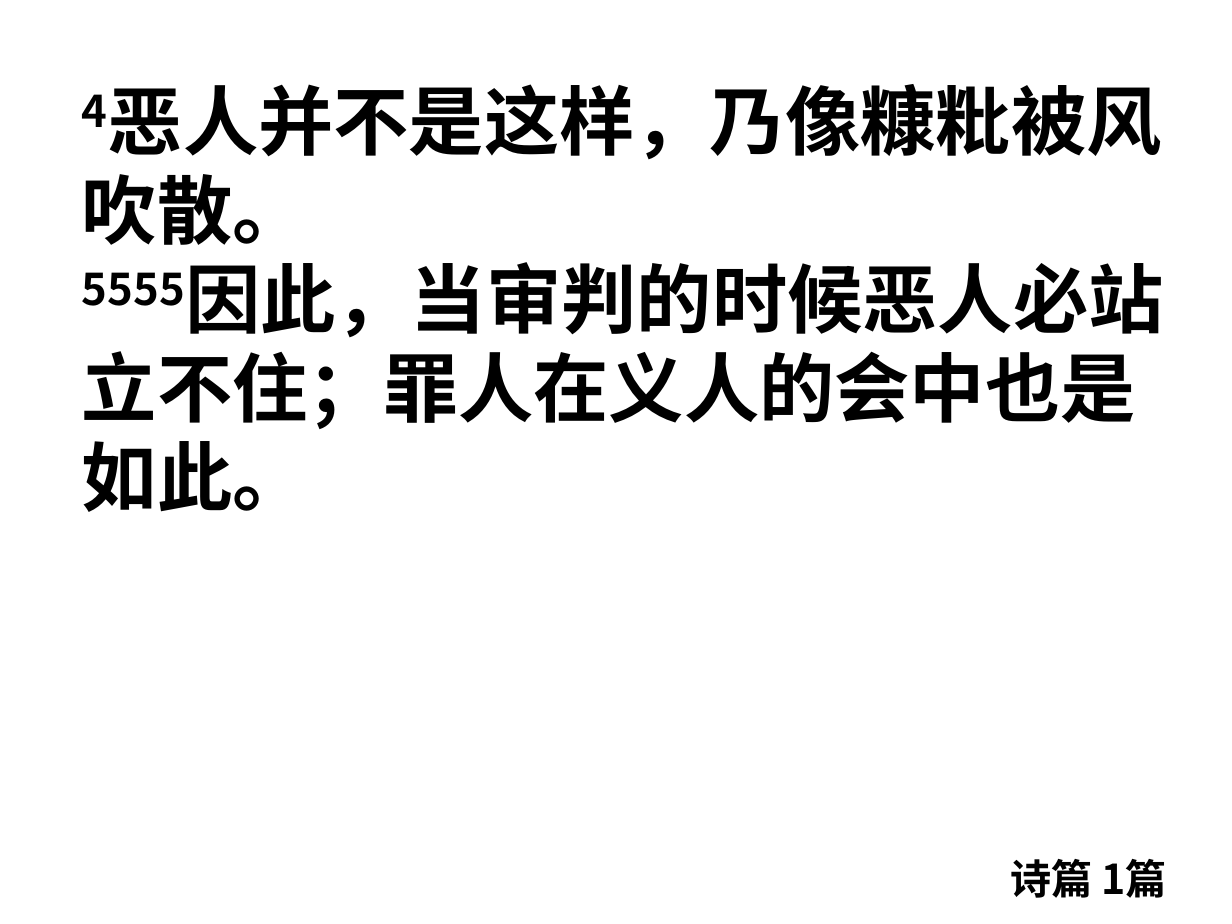
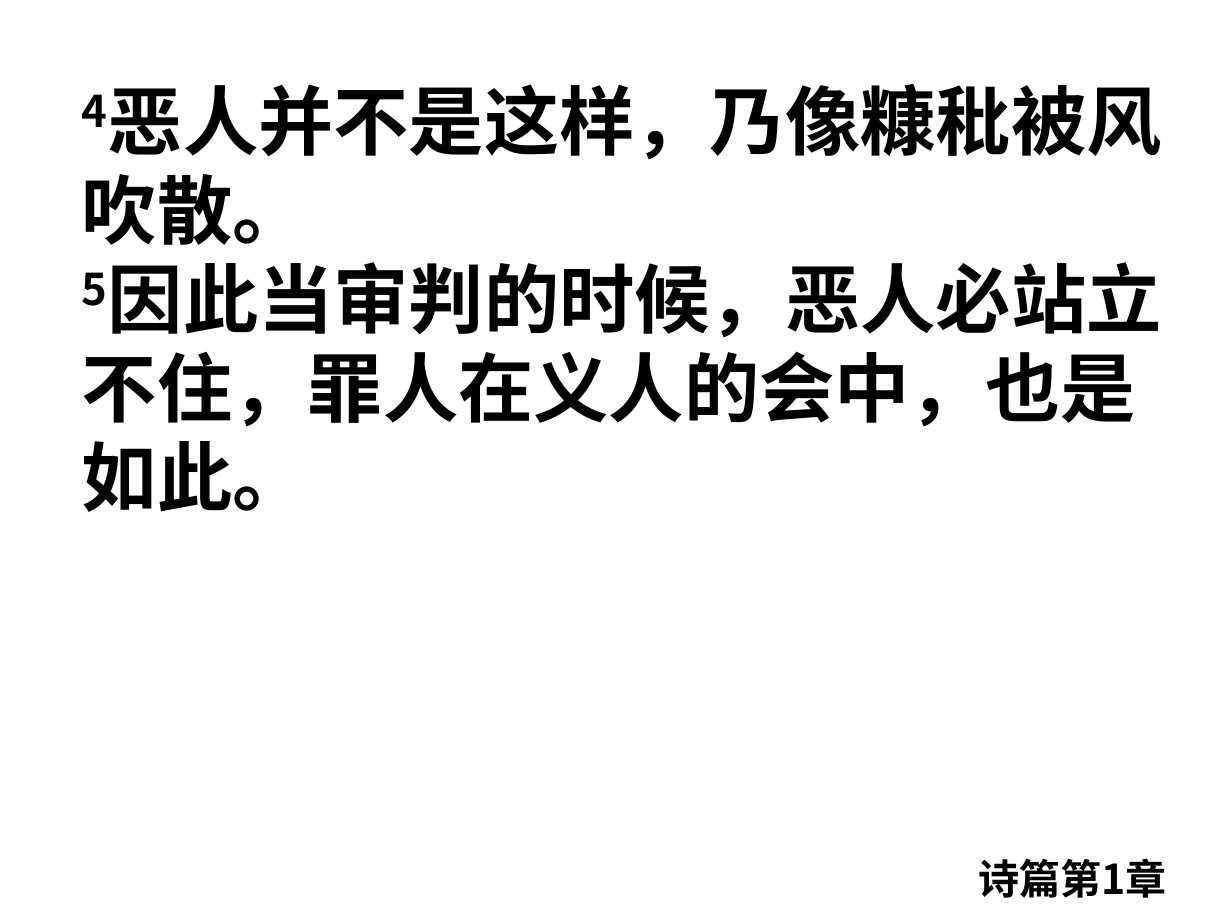
Before and after one commit to jackey-qiu/pyworship, a slide deck: slide 22 of 2023-08-16.pptx. Drawn at 1232x924 pixels with LibreOffice and Linux fonts; fonts in the diff are those of the drawing. Boxes give left, top, right and bottom in pixels: in the first picture for what was removed or moved away, otherwise in the second. Text is boxed around its words. In the diff, an @@ line names an element or a change of style, - is before the commit and + after.

```diff
--- a/2023-08-16.pptx
+++ b/2023-08-16.pptx
@@ text at (82, 84, 1162, 512): text changed @@
-4恶人并不是这样，乃像糠粃被风吹散。
-5555因此，当审判的时候恶人必站立不住；罪人在义人的会中也是如此。
+4恶人并不是这样，乃像糠秕被风吹散。
+5因此当审判的时候，恶人必站立不住，罪人在义人的会中，也是如此。
@@ text at (978, 858, 1167, 898): text changed @@
-诗篇 1篇
+诗篇第1章
```
Also in this commit, not shown: 8 other slides changed, 4 other files.
